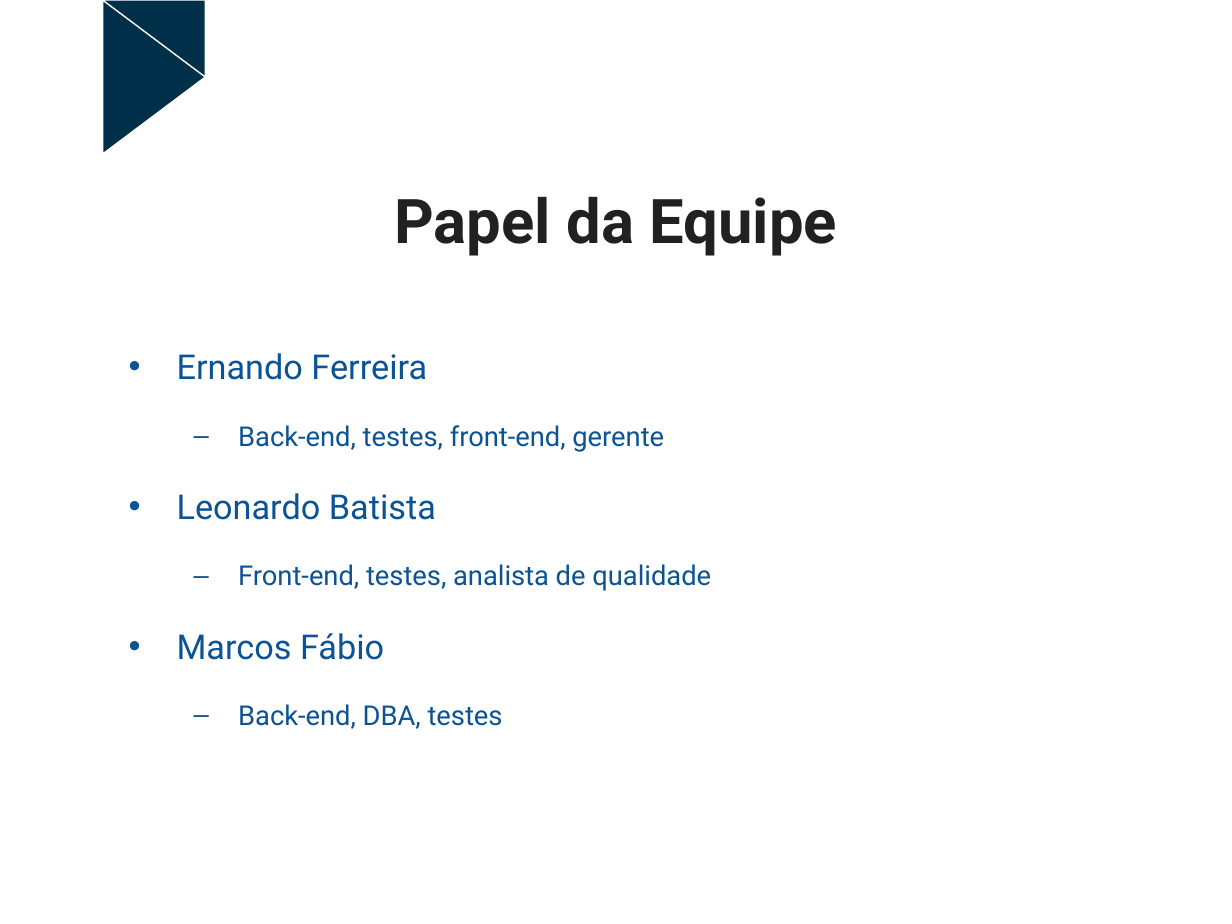
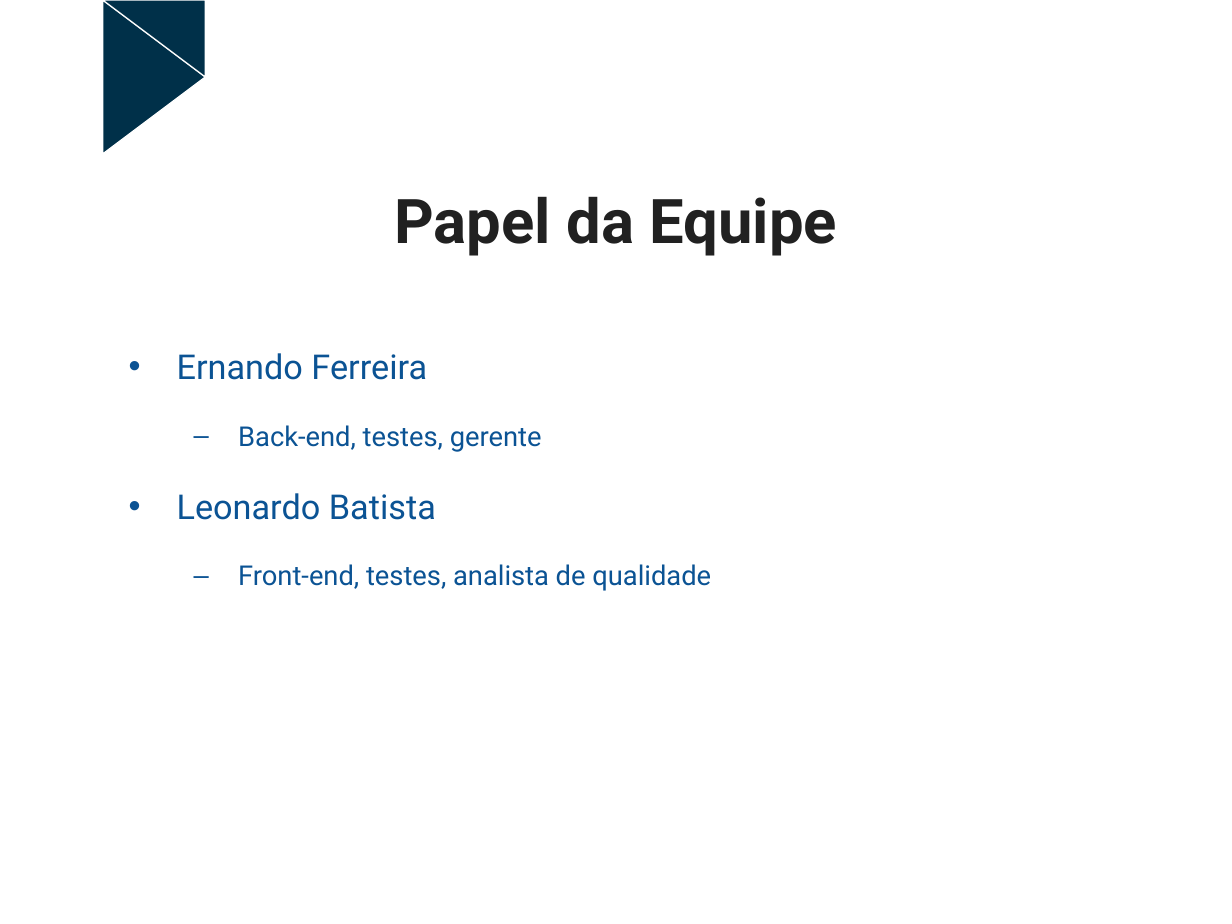
Before and after one commit to dentalhelper/dental-helper-docs, a slide deck: slide 5 of Acompanhamento/iteração 03/Plano_de_Iteracao3.pptx. Drawn at 1232x924 pixels with LibreOffice and Linux fonts; fonts in the diff are those of the drawing. Boxes give left, top, right and bottom in pixels: in the first picture for what was removed or moved away, otherwise in the second. Text is boxed around its words. In the diff, an @@ line names an element or a change of style, - is before the commit and + after.

```diff
--- a/Acompanhamento/iteração 03/Plano_de_Iteracao3.pptx
+++ b/Acompanhamento/iteração 03/Plano_de_Iteracao3.pptx
@@ text at (238,425,542,452): text changed @@
-  – Back-end, testes, front-end, gerente
+  – Back-end, testes, gerente
@@ text at (177,633,503,729): paragraphs removed @@
-• Marcos Fábio
-  – Back-end, DBA, testes
```
Also in this commit, not shown: 1 other slide changed.
